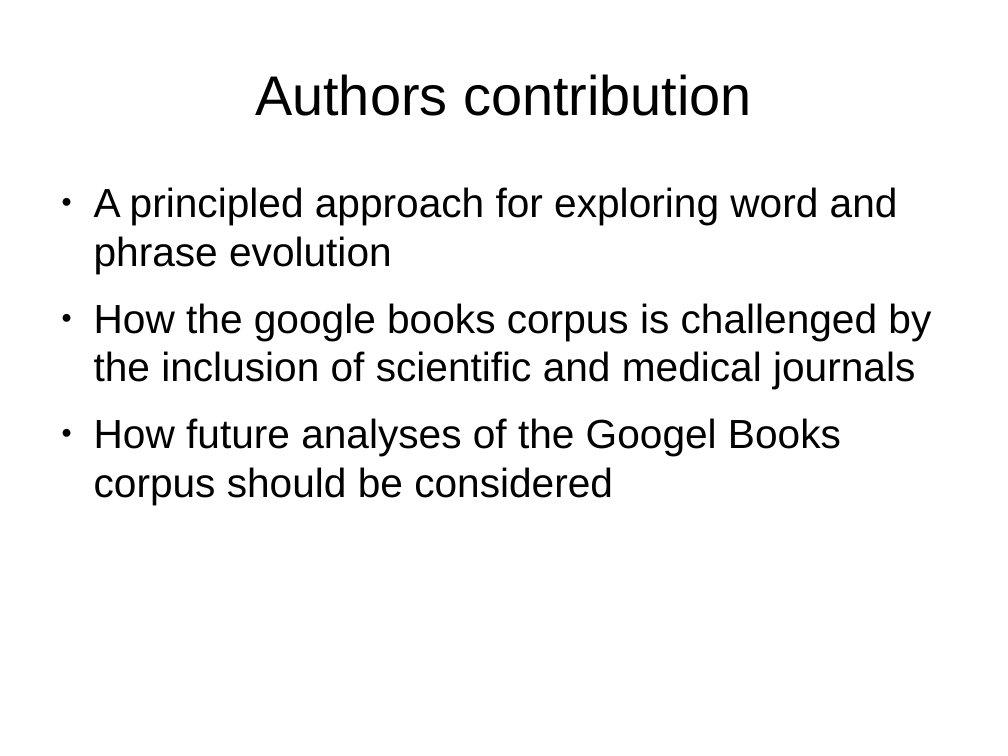
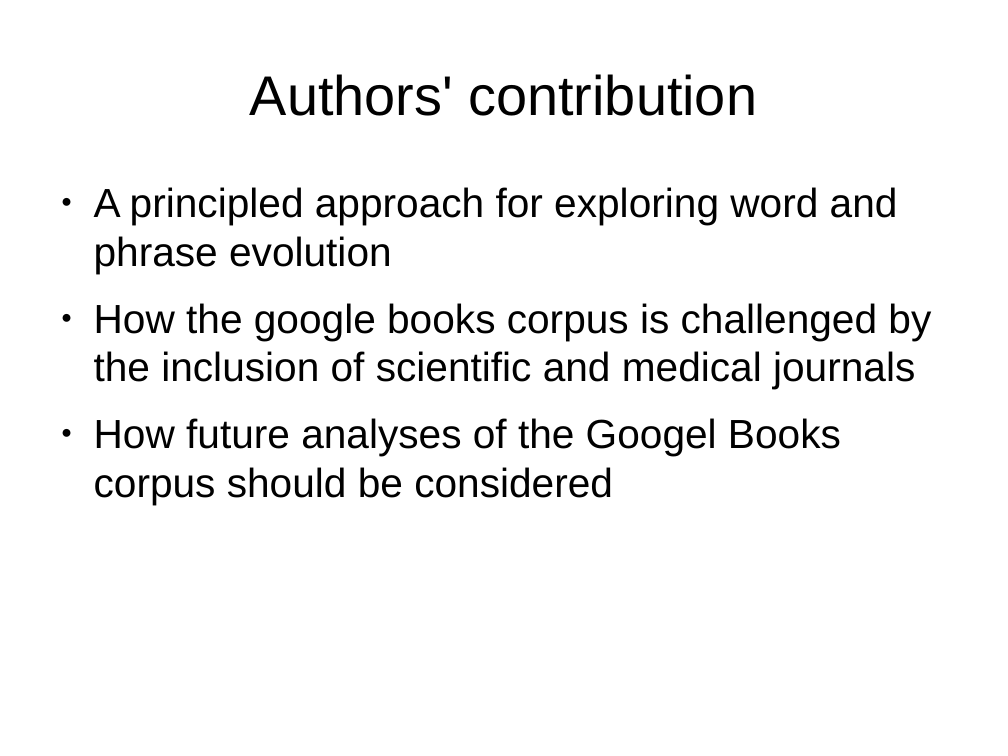
Before and after one commit to loudermilk/brownbag, a slide deck: slide 9 of decks/ngram.odp. Drawn at 1008x756 pixels with LibreOffice and Linux fonts; fonts in the diff are those of the drawing. Boxes give left, top, right and bottom in pixels: in the first picture for what was removed or moved away, otherwise in the second. Text is boxed around its words. In the diff, an @@ line names an element or a change of style, - is before the commit and + after.

```diff
--- a/decks/ngram.odp
+++ b/decks/ngram.odp
@@ title at box(250, 74, 757, 116): text changed @@
-Authors contribution
+Authors' contribution
```
Also in this commit, not shown: 5 other slides changed, 1 slide added, 2 slides removed.
